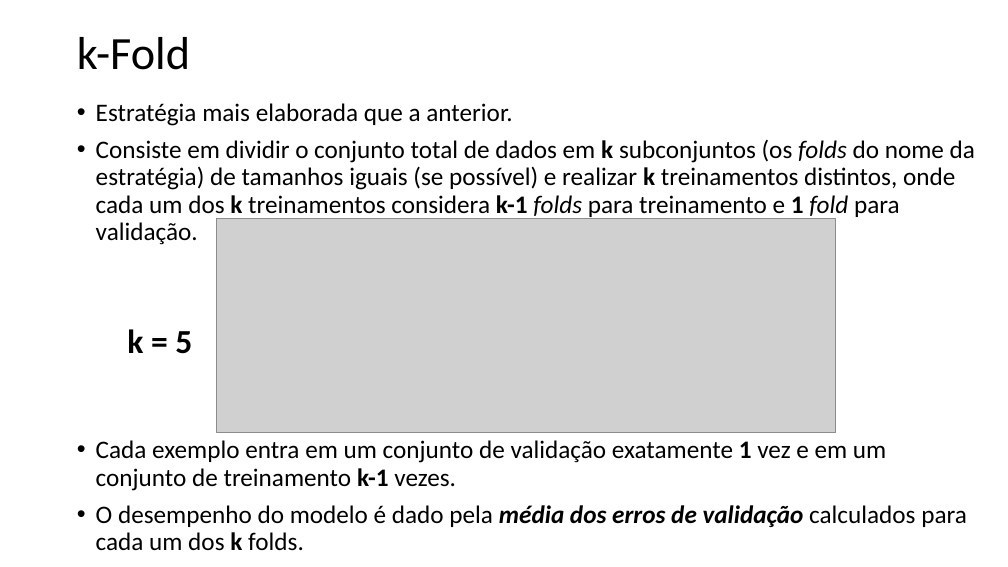
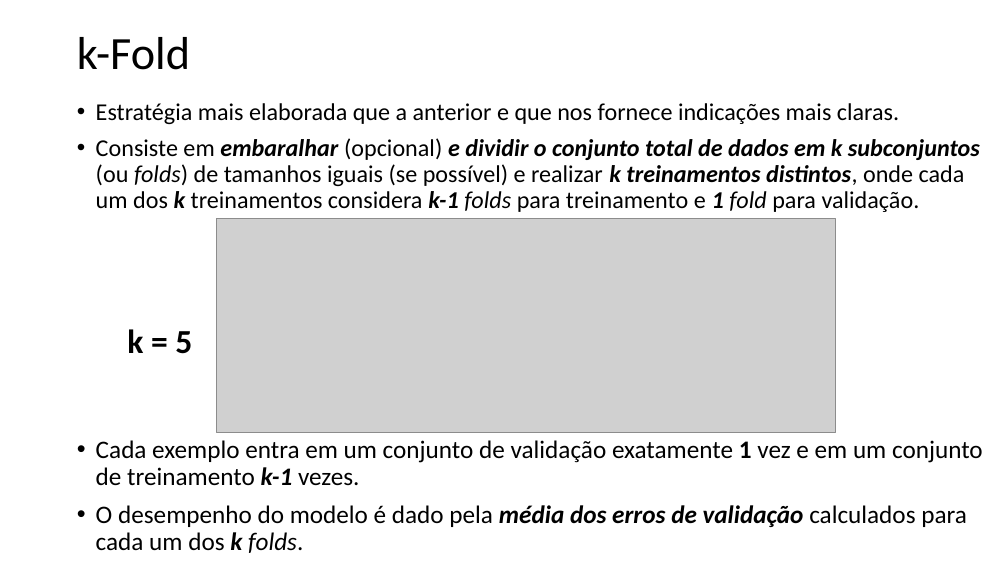
Before and after one commit to zz4fap/t319_aprendizado_de_maquina, a slide deck: slide 6 of slides/T319_Regressão_Linear (Parte V).pptx. Drawn at 1008x567 pixels with LibreOffice and Linux fonts; fonts in the diff are those of the drawing; grey boxes stand for pictures. Boxes give left, top, right and bottom in pixels: in the first picture for what was removed or moved away, otherwise in the second. Text is boxed around its words. In the diff, an @@ line names an element or a change of style, - is before the commit and + after.

```diff
--- a/slides/T319_Regressão_Linear (Parte V).pptx
+++ b/slides/T319_Regressão_Linear (Parte V).pptx
@@ text at (96,103,980,212): text changed; size 24 to 23 pt @@
-• Estratégia mais elaborada que a anterior.
-• Consiste em dividir o conjunto total de dados em k subconjuntos (os folds do nome da estratégia) de tamanhos iguais (se possível) e realizar k treinamentos distintos, onde cada um dos k treinamentos considera k-1 folds para treinamento e 1 fold para validação.
+• Estratégia mais elaborada que a anterior e que nos fornece indicações mais claras.
+• Consiste em embaralhar (opcional) e dividir o conjunto total de dados em k subconjuntos (ou folds) de tamanhos iguais (se possível) e realizar k treinamentos distintos, onde cada um dos k treinamentos considera k-1 folds para treinamento e 1 fold para validação.
@@ text "Cada exemplo entra em um ..." at (96,440,983,553): italic on in "k-1", "k folds." @@
```
Also in this commit, not shown: 7 other slides changed, 2 other files.
